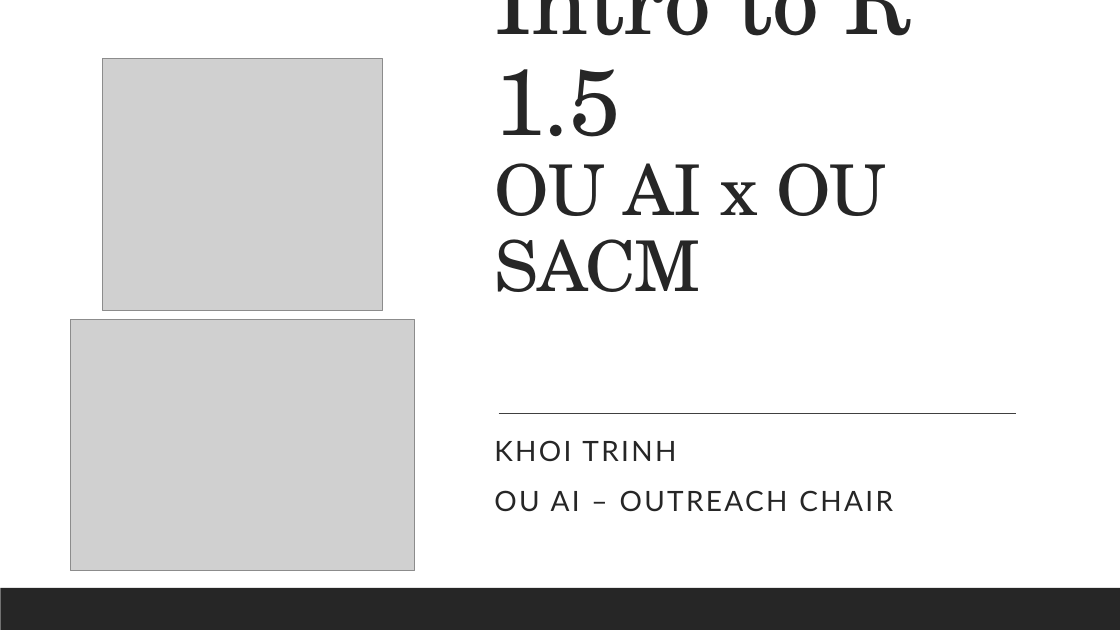
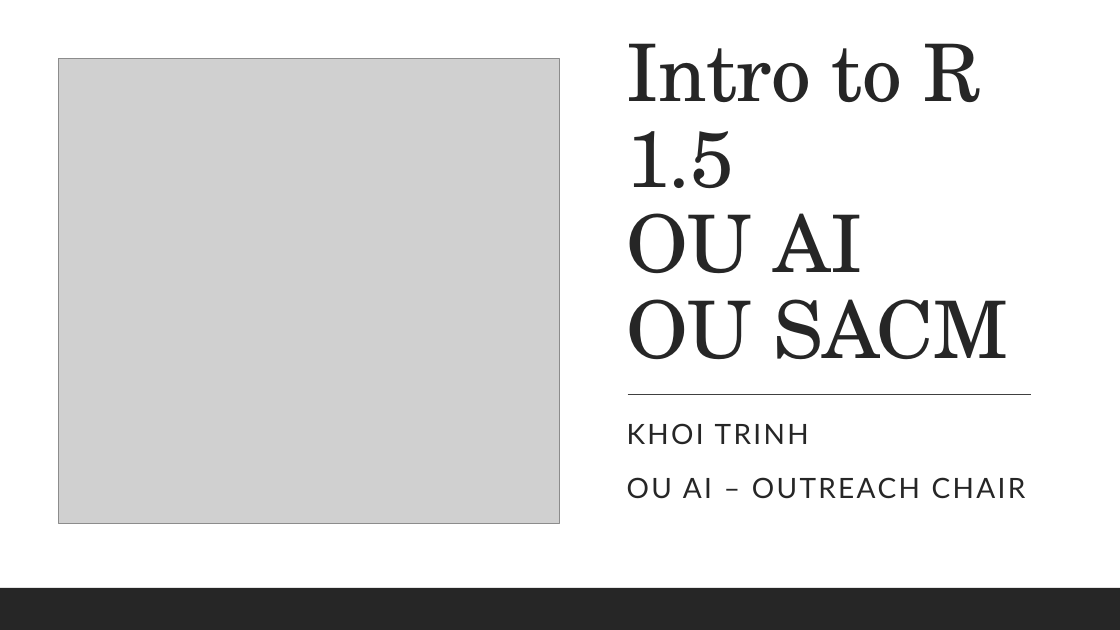
Before and after one commit to ou-artificial/OUAIxOUSACM-IntroToR, a slide deck: slide 1 of presentation/IntroToR.pptx. Drawn at 1120x630 pixels with LibreOffice and Linux fonts; fonts in the diff are those of the drawing; grey boxes stand for pictures. Boxes give left, top, right and bottom in pixels: in the first picture for what was removed or moved away, otherwise in the second. Text is boxed around its words. In the diff, an @@ line names an element or a change of style, - is before the commit and + after.

Commit message:
Update ppt

```diff
--- a/presentation/IntroToR.pptx
+++ b/presentation/IntroToR.pptx
@@ picture added at (58, 59, 560, 523) @@
@@ picture removed at (103, 59, 382, 311) @@
@@ title at (627, 43, 1008, 359): text changed; size 80 to 68 pt @@
-Intro to R 1.5
-OU AI x OU SACM
+Intro to R 1.5
+OU AI
+OU SACM
@@ picture removed at (70, 319, 415, 571) @@
@@ subtitle "KHOI TRINH": place and size @@
-subtitle "KHOI TRINH" at (494, 440, 893, 512)
+subtitle "KHOI TRINH" at (627, 423, 1026, 499)
@@ subtitle "KHOI TRINH" at (627, 423, 1026, 499): line spacing 1 to 1.1 @@
@@ line moved from (499, 413) - (1017, 413) to (628, 395) - (1031, 395) @@
```
